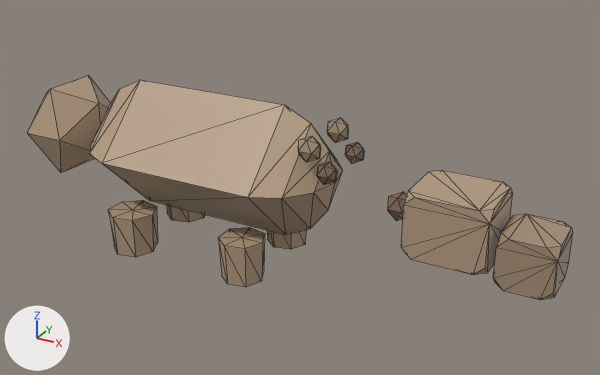
A saved change to the glTF model public/studio/v2.15.0/d_capybara/model.glb.
Camera for both pictures: a camera (50 mm lens) standing at (4.71, -6.66, 4.2) and looking at (0.97, 0.14, 0.8). Every picture has the same lights, and +X, +Y and +Z are marked at lower left. The older version comes first. Mesh edges are drawn as thin lines. Where no turn or scale is listed for an object, it has been applied to the vertices.

The scene before the commit, as lines of its bpy script (objects in view):
```python
me_geometry_1 = bpy.data.meshes.new('geometry_1')
me_geometry_1.from_pydata(...)  # an icosphere of 20 faces spanning x -2.276..-1.493, y -0.493..0.493, z 0.55..1.537
me_geometry_1.materials.append(mat_defaultmaterial_001)
me_geometry_10 = bpy.data.meshes.new('geometry_10')
me_geometry_10.from_pydata(...)  # a 7-sided cut cone along z (radius 0.22 at the low end, 0.24 at the high end) spanning x 0.426..0.883, y -0.69..-0.222, z -0.028..0.412
me_geometry_10.materials.append(mat_defaultmaterial_010)
me_geometry_12 = bpy.data.meshes.new('geometry_12')
me_geometry_12.from_pydata(...)  # a 7-sided cut cone along z (radius 0.24 at the low end, 0.26 at the high end) spanning x -0.958..-0.464, y -0.729..-0.222, z -0.027..0.413
me_geometry_12.materials.append(mat_defaultmaterial_012)
me_geometry_2 = bpy.data.meshes.new('geometry_2')
me_geometry_2.from_pydata(...)  # 24 vertices, 44 faces; spans x 2.29..3.07, y -0.35..0.35, z 0.573..1.193
me_geometry_2.materials.append(mat_defaultmaterial_002)
me_geometry_3 = bpy.data.meshes.new('geometry_3')
me_geometry_3.from_pydata(...)  # 24 vertices, 44 faces; spans x 3.132..3.652, y -0.29..0.29, z 0.458..0.958
me_geometry_3.materials.append(mat_defaultmaterial_003)
ob_part1 = bpy.data.objects.new('part1', me_geometry_1)
ob_part1.location = (0.0, 0.0, 0.0)
ob_part10 = bpy.data.objects.new('part10', me_geometry_10)
ob_part10.location = (0.0, 0.0, 0.0)
ob_part12 = bpy.data.objects.new('part12', me_geometry_12)
ob_part12.location = (0.0, 0.0, 0.0)
ob_part2 = bpy.data.objects.new('part2', me_geometry_2)
ob_part2.location = (0.0, 0.0, 0.0)
ob_part3 = bpy.data.objects.new('part3', me_geometry_3)
ob_part3.location = (0.0, 0.0, 0.0)
# also in view: 'part9' at (0.65, 0.46, 0.19); 'part0' at (0.0, 0.0, 1.0)
```
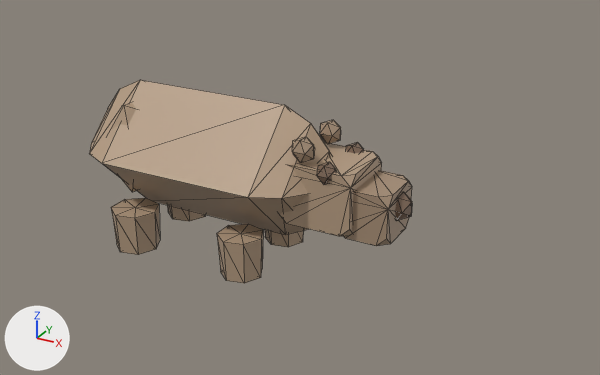
Where the change shows, as pixel boxes (x1, y1, x2, y2) in the pictures (600 x 375 px):
'part2', moved
    before: (401, 170, 513, 275)
    after: (279, 142, 382, 236)
'part3', moved
    before: (493, 214, 573, 300)
    after: (344, 170, 412, 246)
'part1', moved
    before: (28, 75, 111, 172)
    after: (110, 102, 138, 192)
'part12', moved
    before: (108, 200, 158, 257)
    after: (111, 198, 160, 255)

What changed in the scene script:
```text
Change me_geometry_1:
    used by ob_part1; location = (0.0, 0.0, 0.0)
    remove me_geometry_1.from_pydata(...)  # 12 vertices, 20 faces; spans x -2.276..-1.493, y -0.493..0.493, z 0.55..1.537
    add me_geometry_1.from_pydata(...)  # 12 vertices, 20 faces; spans x -1.251..-0.469, y -0.493..0.493, z 0.527..1.513
    me_geometry_1 part 1: the whole mesh is moved by (1.025, 0.0, -0.024)
Change me_geometry_2:
    used by ob_part2; location = (0.0, 0.0, 0.0)
    remove me_geometry_2.from_pydata(...)  # 24 vertices, 44 faces; spans x 2.29..3.07, y -0.35..0.35, z 0.573..1.193
    add me_geometry_2.from_pydata(...)  # 24 vertices, 44 faces; spans x 0.99..1.77, y -0.35..0.35, z 0.63..1.25
    me_geometry_2 part 2: the whole mesh is moved by (-1.3, 0.0, 0.057)
Change me_geometry_3:
    used by ob_part3; location = (0.0, 0.0, 0.0)
    remove me_geometry_3.from_pydata(...)  # 24 vertices, 44 faces; spans x 3.132..3.652, y -0.29..0.29, z 0.458..0.958
    add me_geometry_3.from_pydata(...)  # 24 vertices, 44 faces; spans x 1.6..2.12, y -0.29..0.29, z 0.59..1.09
    me_geometry_3 part 3: the whole mesh is moved by (-1.532, 0.0, 0.132)
Change me_geometry_12:
    used by ob_part12; location = (0.0, 0.0, 0.0)
    remove me_geometry_12.from_pydata(...)  # 16 vertices, 28 faces; spans x -0.958..-0.464, y -0.729..-0.222, z -0.027..0.413
    add me_geometry_12.from_pydata(...)  # 16 vertices, 28 faces; spans x -0.934..-0.44, y -0.713..-0.207, z 0.0..0.44
    me_geometry_12 part 4: the whole mesh is moved by (0.024, 0.016, 0.027)
```
